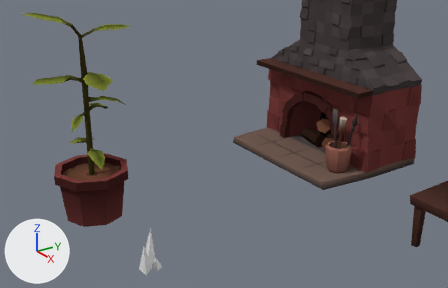
Before and after pictures for a commit that changed the Blender file Assets/Models/Scenery/Scenery.blend.
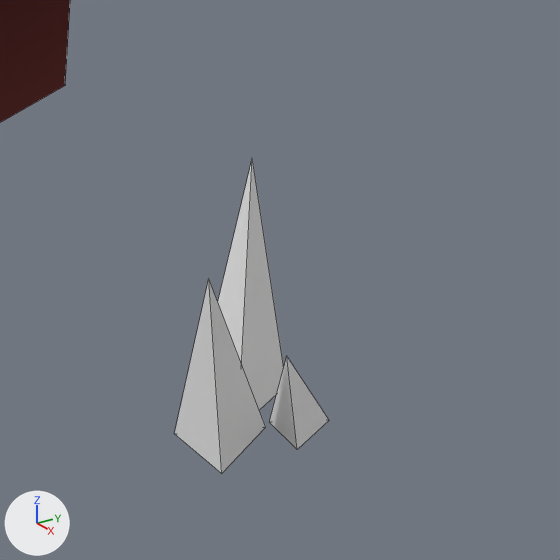
There are two pictures of each version: one from a 50 mm lens placed at (0.388, -1.652, 2.372), pointed at (-2.956, 0.576, 0.82), one close up on the part from 25% to 44% of the width and 70% to 100% of the height. The axes (+X, +Y, +Z) are drawn at lower left. The lights are the same throughout. The close-ups show mesh edges as thin lines.

The first close-up shows 'Grass', 'Plant'.
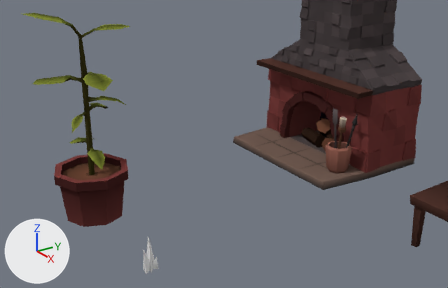
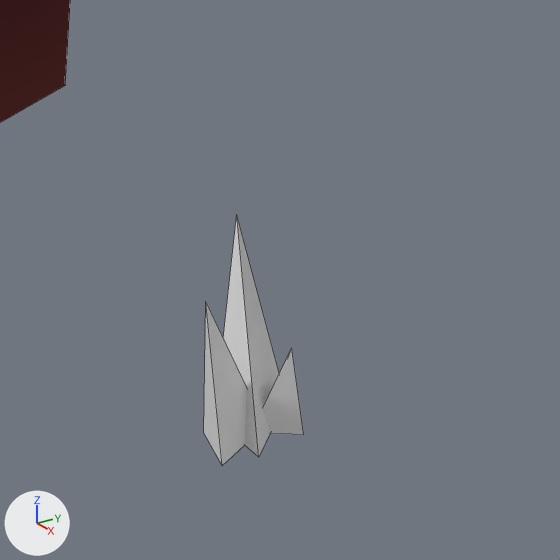
What changed in the scene script:
```text
Change me_cone:
    where me_cone.from_pydata(...)  # 12 vertices, 9 faces; spans x -0.109..0.057, y -0.079..0.07, z -0.001..0.275
    used by ob_grass; location = (-3.0, 0.0, 0.0)
    me_cone part 1
    me_cone.vertices[0].co: (-0.061, 0.064, -0.001) -> (-0.033, 0.05, 0.0)
    me_cone.vertices[1].co: (-0.013, -0.019, -0.001) -> (0.048, -0.026, 0.0)  # not seen -> pixel (258, 457)
    me_cone.vertices[2].co: (-0.109, -0.019, -0.001) -> (-0.044, -0.031, 0.0)
    me_cone.vertices[3].co: (-0.079, 0.045, 0.275) -> (-0.044, 0.007, 0.235)  # pixel (252, 157) -> pixel (236, 214)
    me_cone.vertices[4].co: (0.025, 0.07, -0.001) -> (-0.035, 0.033, 0.0)  # pixel (329, 420) -> not seen
    me_cone.vertices[5].co: (0.057, 0.015, -0.001) -> (0.036, 0.034, 0.0)  # pixel (297, 449) -> pixel (303, 434)
    me_cone.vertices[6].co: (-0.007, 0.015, -0.001) -> (0.002, -0.011, 0.0)  # pixel (269, 422) -> not seen
    me_cone.vertices[7].co: (0.055, 0.008, 0.114) -> (0.043, 0.02, 0.114)  # pixel (286, 355) -> pixel (291, 347)
    me_cone.vertices[8].co: (0.053, -0.072, -0.001) -> (0.044, -0.066, 0.002)  # pixel (221, 473) -> pixel (222, 465)
    me_cone.vertices[9].co: (-0.042, -0.079, -0.001) -> (-0.02, -0.056, 0.005)  # pixel (174, 433) -> pixel (203, 432)
    me_cone.vertices[10].co: (-0.001, 0.008, -0.001) -> (-0.001, 0.008, 0.0)  # pixel (265, 427) -> not seen
    me_cone.vertices[11].co: (0.044, -0.071, 0.227) -> (0.034, -0.071, 0.196)  # pixel (208, 278) -> pixel (205, 301)
```

Location of each change, (x1, y1, x2, y2) in pixels of the close-ups (560 x 560 px):
'Grass', reshaped (35% narrower, 21% shorter)
    before: (174, 159, 329, 473)
    after: (204, 216, 304, 465)
